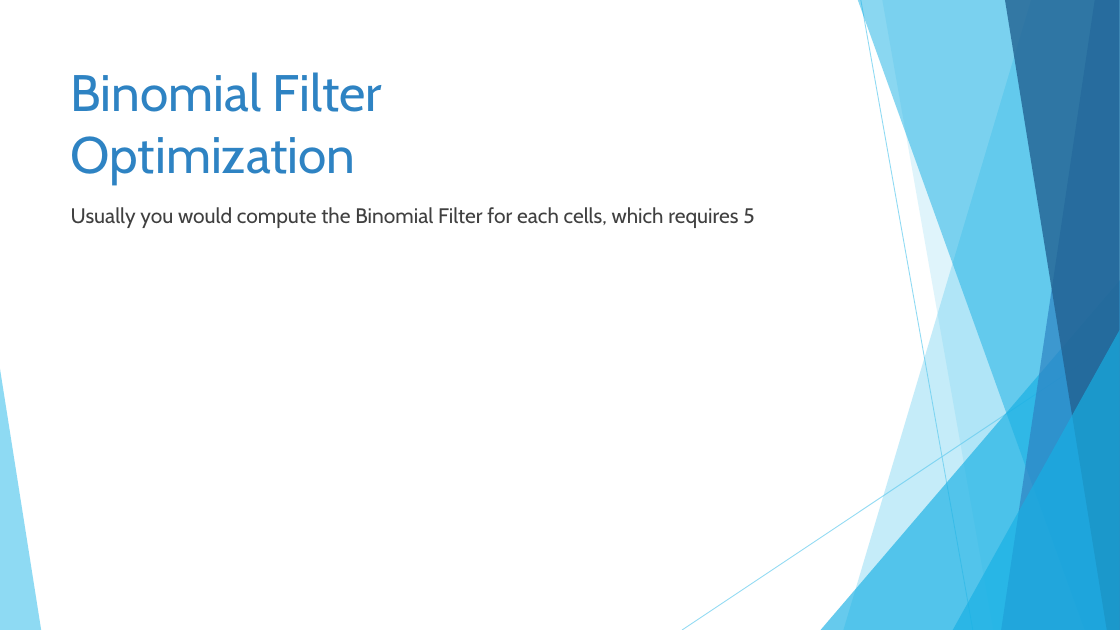
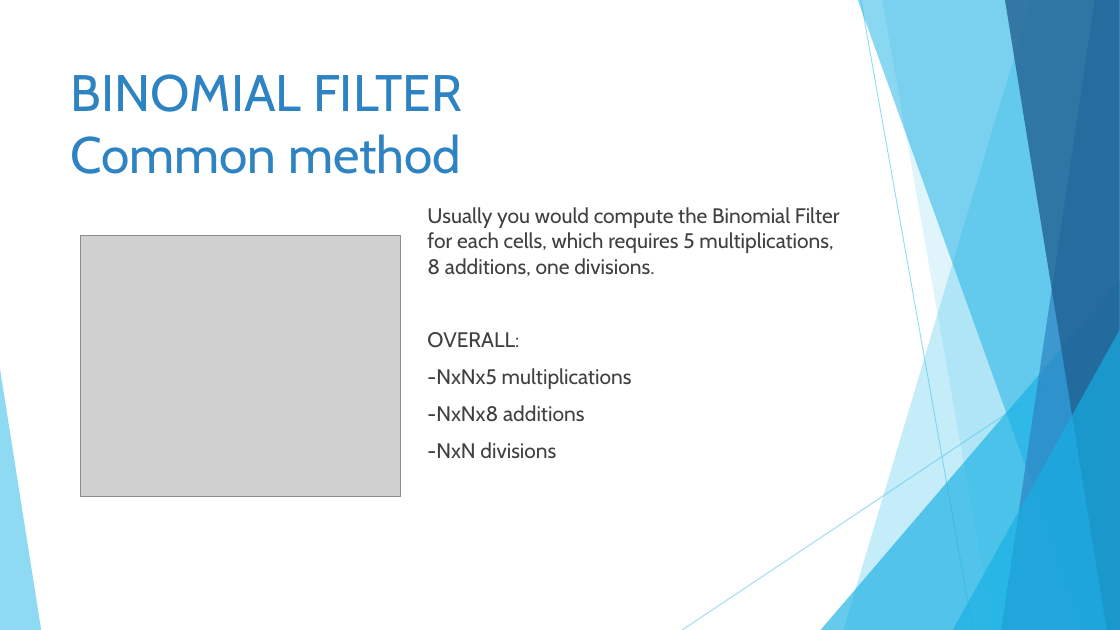
Before and after one commit to GinaJ/Algorithm_Implementations, a slide deck: slide 16 of power_point/Algorithms Parallelization in ASIC Design.pptx (slide 7 before the commit). Drawn at 1120x630 pixels with LibreOffice and Linux fonts; fonts in the diff are those of the drawing; grey boxes stand for pictures. Boxes give left, top, right and bottom in pixels: in the first picture for what was removed or moved away, otherwise in the second. Text is boxed around its words. In the diff, an @@ line names an element or a change of style, - is before the commit and + after.

Commit message:
presentation's update

```diff
--- a/power_point/Algorithms Parallelization in ASIC Design.pptx
+++ b/power_point/Algorithms Parallelization in ASIC Design.pptx
@@ title at [71,74,462,174]: text changed @@
-Binomial Filter
-Optimization
+BINOMIAL FILTER
+Common method
@@ text at [427,207,840,458]: text changed @@
-Usually you would compute the Binomial Filter for each cells, which requires 5
+Usually you would compute the Binomial Filter for each cells, which requires 5 multiplications, 8 additions, one divisions.
+OVERALL:
+-NxNx5 multiplications
+-NxNx8 additions
+-NxN divisions
@@ picture added at [80,236,400,497] @@
```
Also in this commit, not shown: 4 other slides changed, 12 slides added, 3 slides removed, 14 other files.
